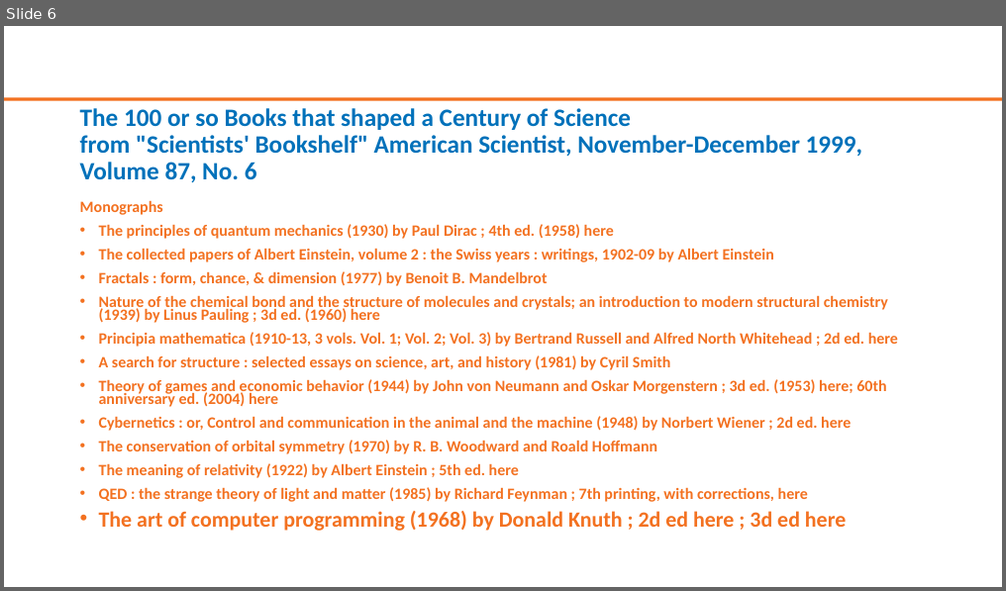
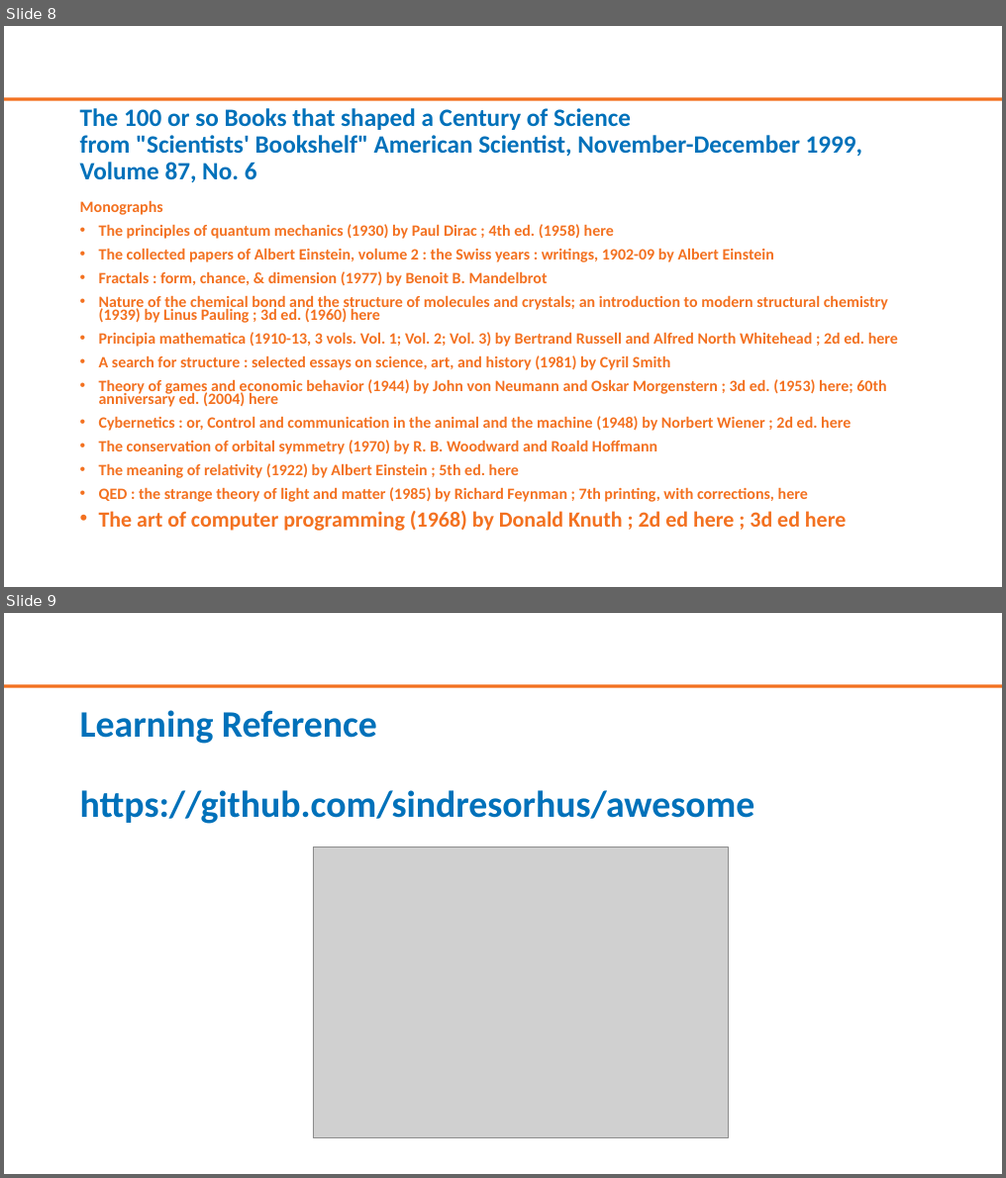
Before and after one commit to Ingage-Meetup/XC-20210120, a slide deck: slides.pptx. Shown one above the other, each under a label of ours: slide 6 before the commit, slides 8 and 9 after it. The pictures are 1006x591 and 1006x1178 pixels, drawn with LibreOffice and Linux fonts; fonts in the diff are those of the drawing; grey boxes stand for pictures; background and template pictures are left out. Boxes give left, top, right and bottom in pixels: in the first picture for what was removed or moved away, otherwise in the second. Text is boxed around its words. In the diff, an @@ line names an element or a change of style, - is before the commit and + after.

```diff
--- a/slides.pptx
+++ b/slides.pptx
@@ slide 9 added at bbox=[4, 613, 1002, 1174], background #FFFFFF; not listed: 1 template element that a slide beside it also shows @@
@@ title added at bbox=[80, 710, 755, 824], 36 pt, text #0071BA, bold @@
+Learning Reference
+https://github.com/sindresorhus/awesome
@@ picture added at bbox=[313, 848, 729, 1139] @@
@@ what was slide 6 is now slide 8 @@
```
Also in this commit, not shown: 2 slides changed, 4 other slides added, 5 slides removed.
